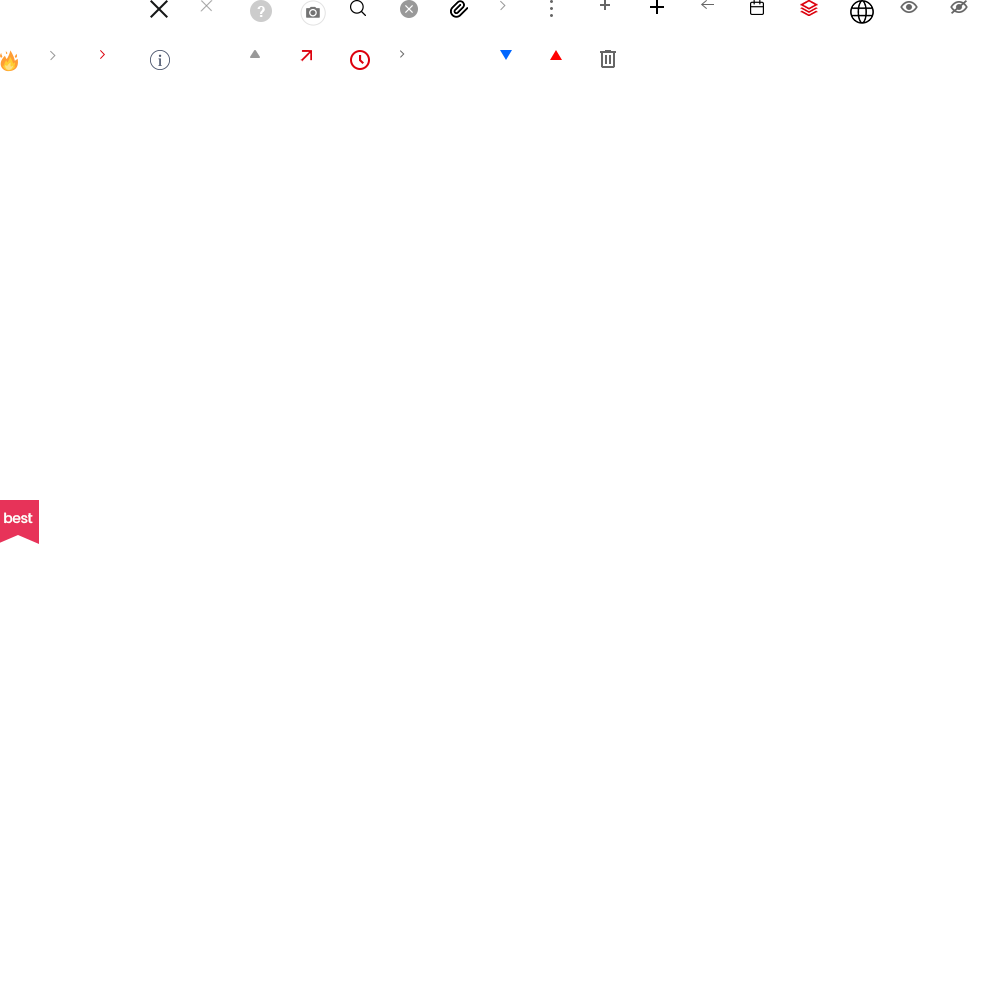
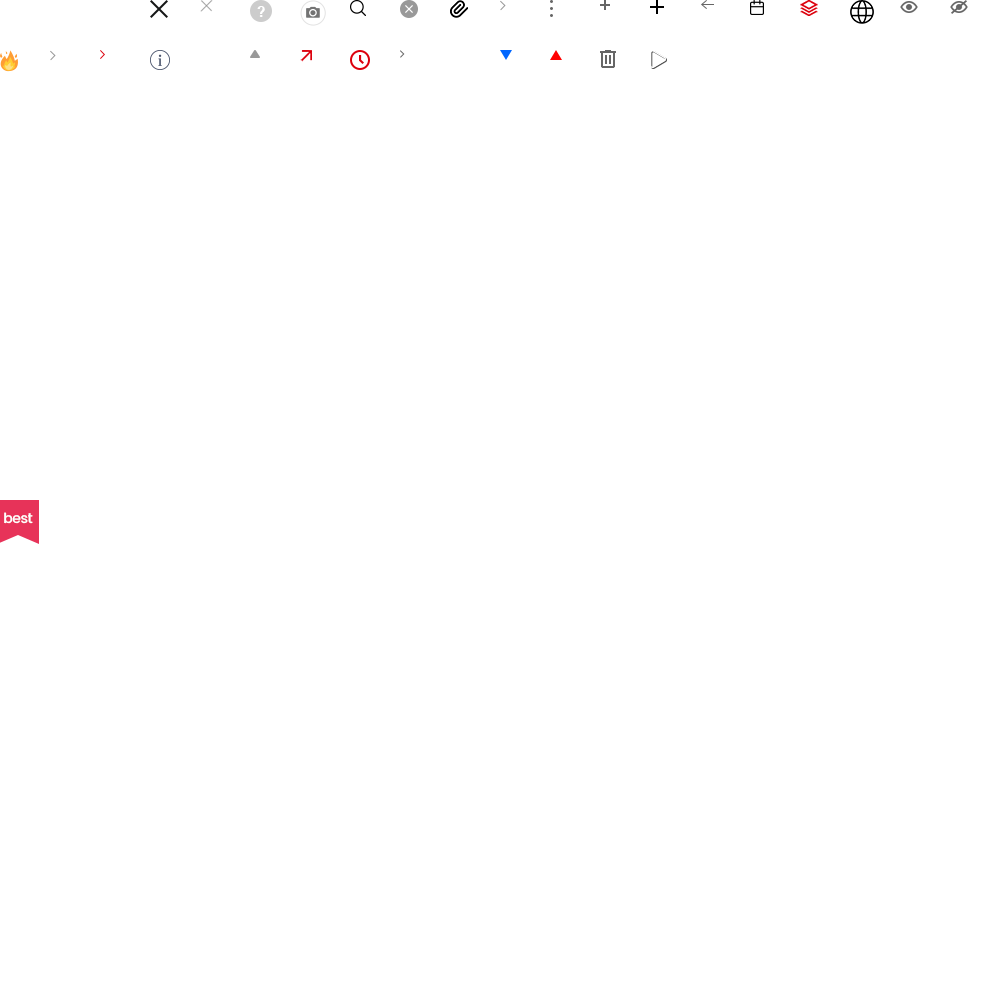
Before/after of a 1000 × 1000 layered artwork. What changed in the layer stack:
added layer "레이어 36" in group "그룹 2" over (651, 51, 667, 69)
